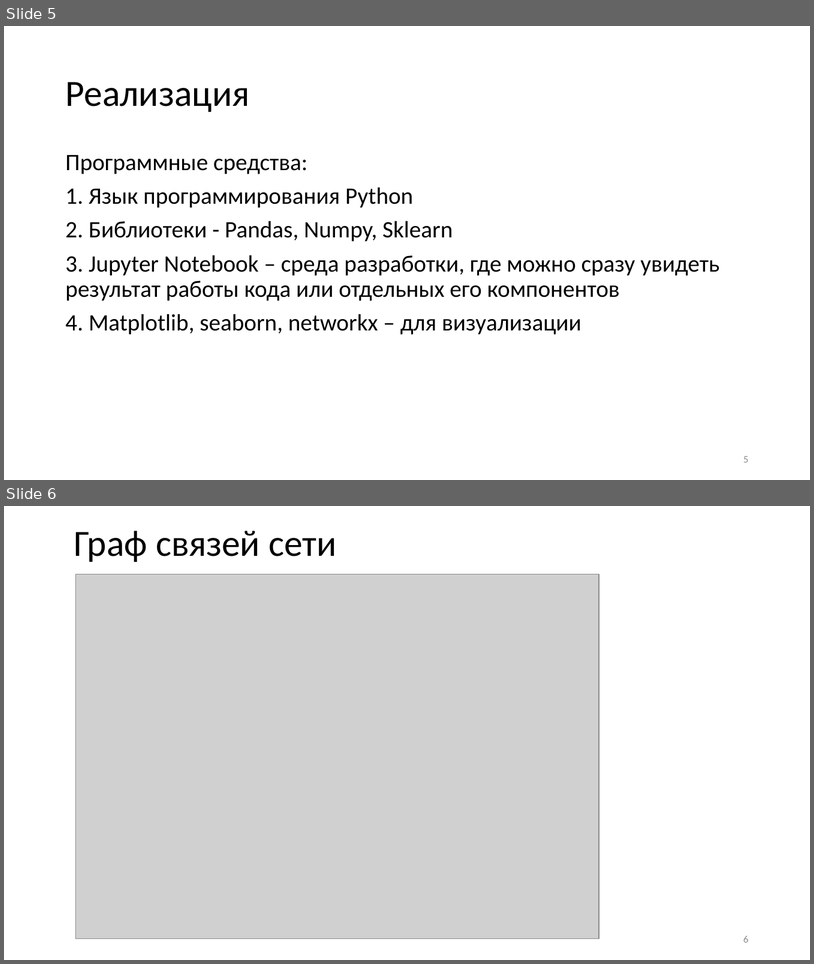
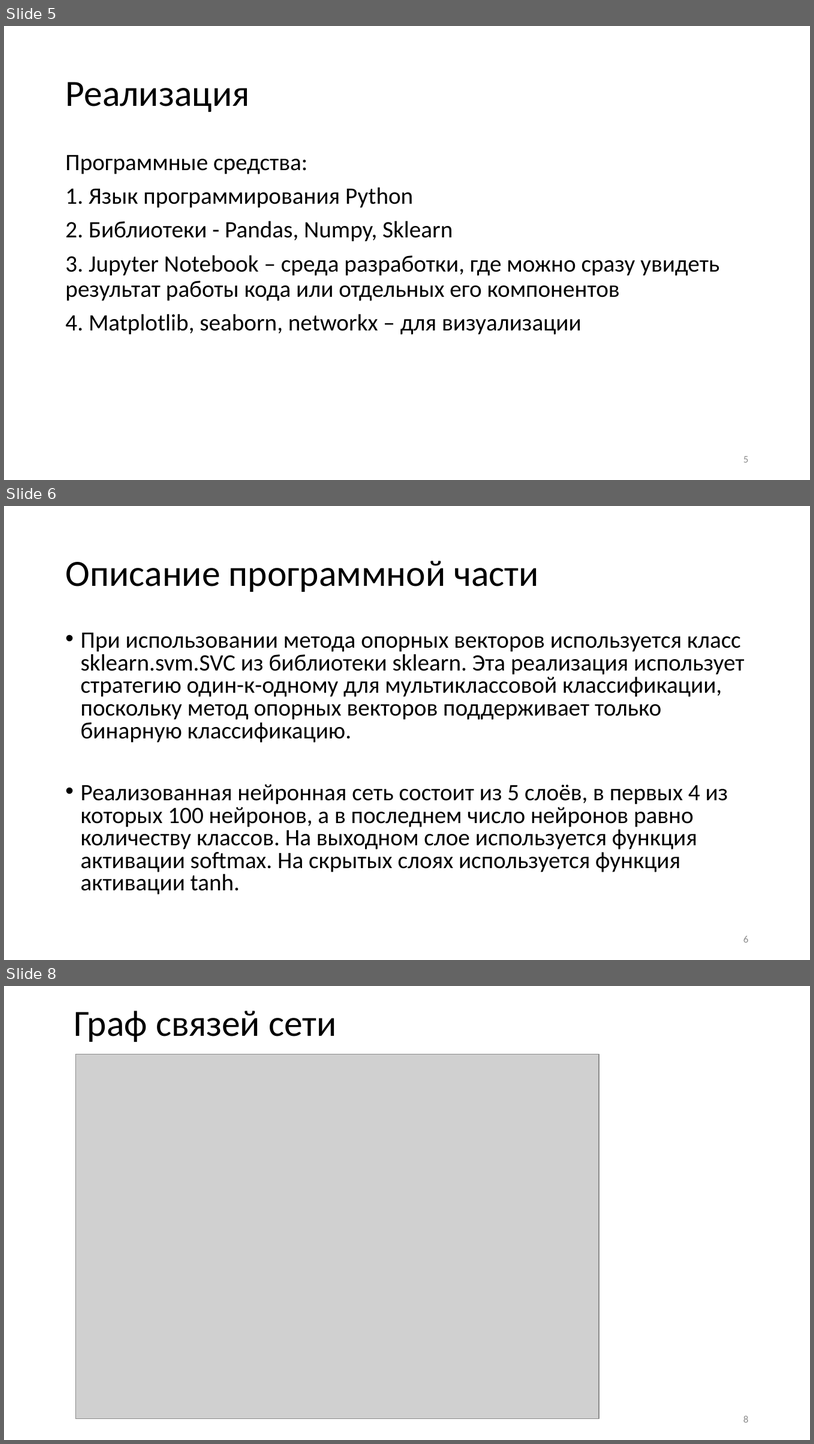
Before and after one commit to biggerevil/diploma, a slide deck: presentation.pptx. Shown one above the other, each under a label of ours: slides 5 and 6 before the commit, slides 5, 6 and 8 after it; the slides between them are not shown. The pictures are 814x964 and 814x1444 pixels, drawn with LibreOffice and Linux fonts; fonts in the diff are those of the drawing; grey boxes stand for pictures. Boxes give left, top, right and bottom in pixels: in the first picture for what was removed or moved away, otherwise in the second. Text is boxed around its words. In the diff, an @@ line names an element or a change of style, - is before the commit and + after.

Commit message:
Добавлены описание программной части и архитектура

```diff
--- a/presentation.pptx
+++ b/presentation.pptx
@@ slide 6 added at (4, 506, 810, 960), background #FFFFFF @@
@@ title added at (65, 561, 539, 592), 44 pt, text #000000 @@
+Описание программной части
@@ text added at (81, 633, 745, 894), 28 pt, text #000000 @@
+• При использовании метода опорных векторов используется класс sklearn.svm.SVC из библиотеки sklearn. Эта реализация использует стратегию один-к-одному для мультиклассовой классификации, поскольку метод опорных векторов поддерживает только бинарную классификацию.
+• Реализованная нейронная сеть состоит из 5 слоёв, в первых 4 из которых 100 нейронов, а в последнем число нейронов равно количеству классов. На выходном слое используется функция активации softmax. На скрытых слоях используется функция активации tanh.
@@ page number added at (744, 936, 749, 942), 12 pt, text #8C8C8C @@
+6
@@ what was slide 6 is now slide 8 @@
@@ page number at (744, 1415, 749, 1422): text changed @@
-6
+8
```
Also in this commit, not shown: 1 slide changed, 1 other slide added.
